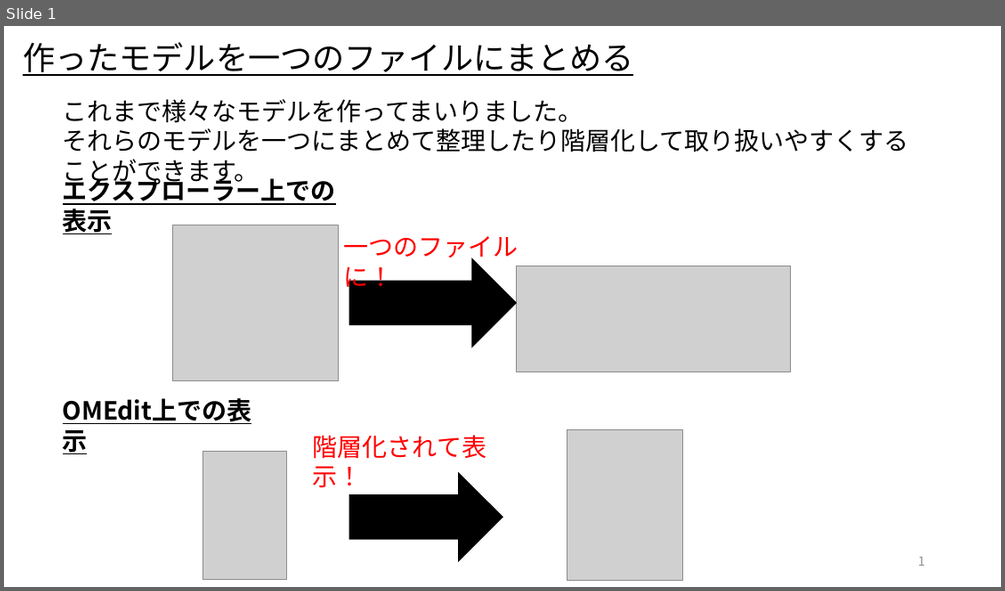
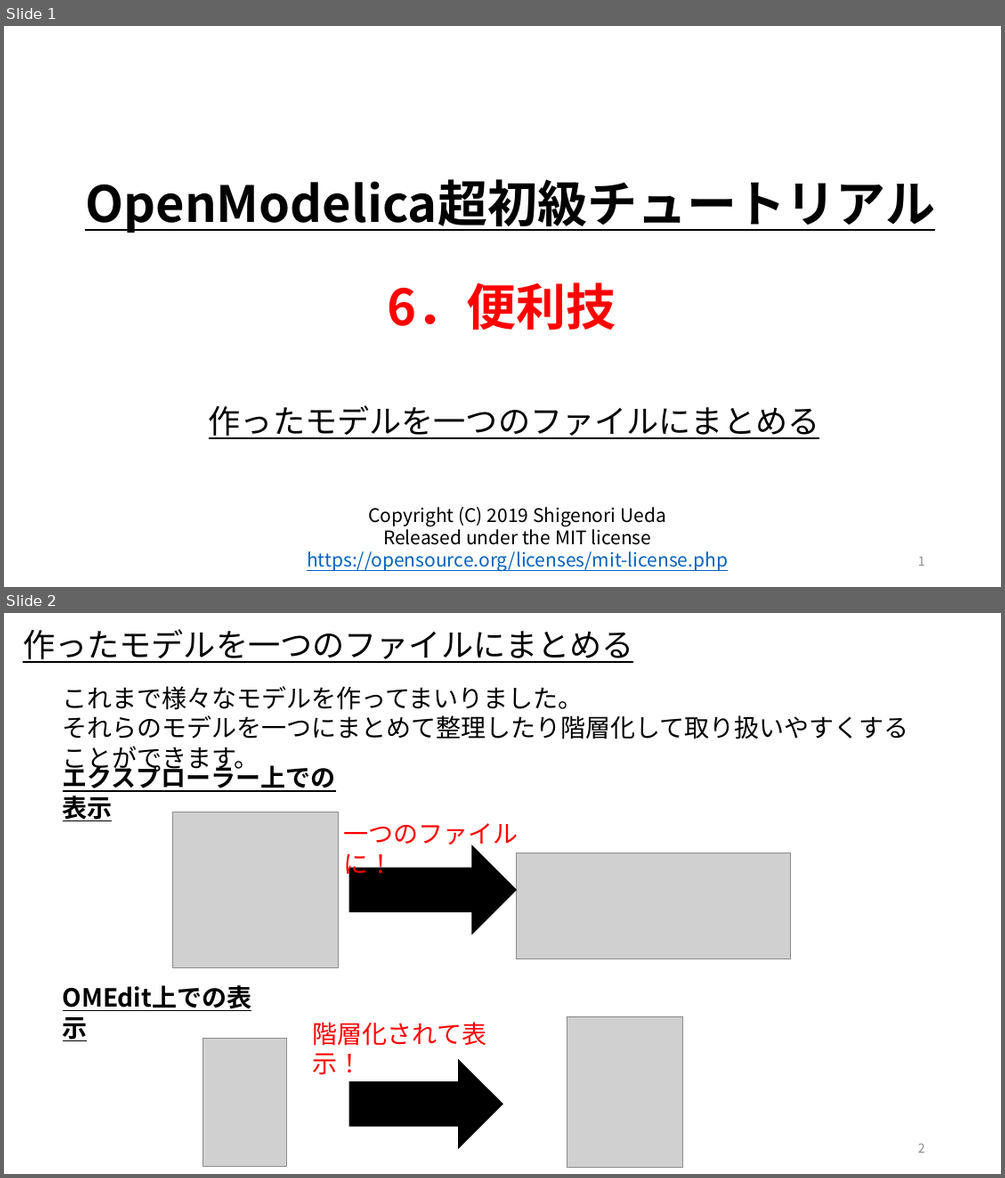
Before and after one commit to cubakija/OpenModelica_Tutorials_Ja, a slide deck: 6_Tips/01_MakePackage/Package.pptx. Shown one above the other, each under a label of ours: slide 1 before the commit, slides 1 and 2 after it. The pictures are 1005x591 and 1005x1178 pixels, drawn with LibreOffice and Linux fonts; fonts in the diff are those of the drawing; grey boxes stand for pictures. Boxes give left, top, right and bottom in pixels: in the first picture for what was removed or moved away, otherwise in the second. Text is boxed around its words. In the diff, an @@ line names an element or a change of style, - is before the commit and + after.

```diff
--- a/6_Tips/01_MakePackage/Package.pptx
+++ b/6_Tips/01_MakePackage/Package.pptx
@@ slide 1 added at (x1=4, y1=26, x2=1001, y2=587), background #FFFFFF @@
@@ text added at (x1=85, y1=179, x2=935, y2=232), 48 pt, text #000000, bold, underline @@
+OpenModelica超初級チュートリアル
@@ text added at (x1=387, y1=282, x2=615, y2=329), 48 pt, text #FF0000, bold @@
+6．便利技
@@ text added at (x1=209, y1=405, x2=820, y2=439), 31 pt, text #000000, underline @@
+作ったモデルを一つのファイルにまとめる
@@ text added at (x1=307, y1=507, x2=728, y2=572), 18 pt, text #000000 @@
+Copyright (C) 2019 Shigenori Ueda
+Released under the MIT license
+https://opensource.org/licenses/mit-license.php
@@ page number added at (x1=918, y1=556, x2=925, y2=565), 12 pt, text #8C8C8C @@
+1
@@ what was slide 1 is now slide 2 @@
@@ page number at (x1=918, y1=1143, x2=925, y2=1152): text changed @@
-1
+2
```
Also in this commit, not shown: 2 other files.
